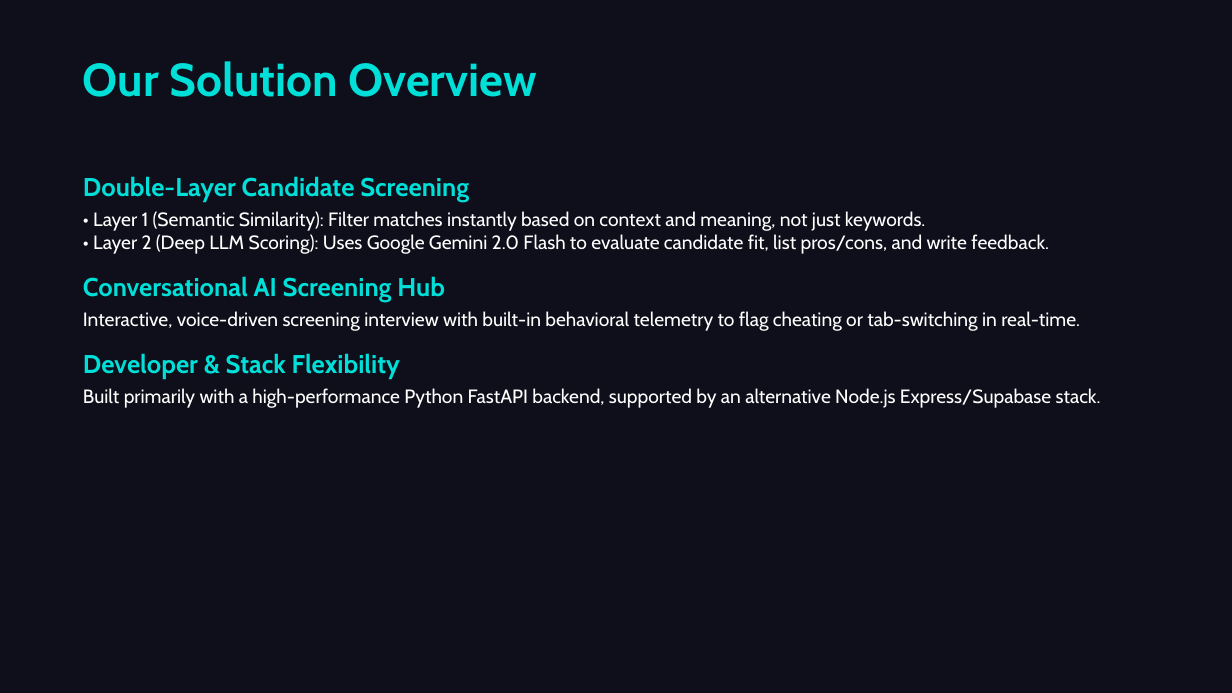
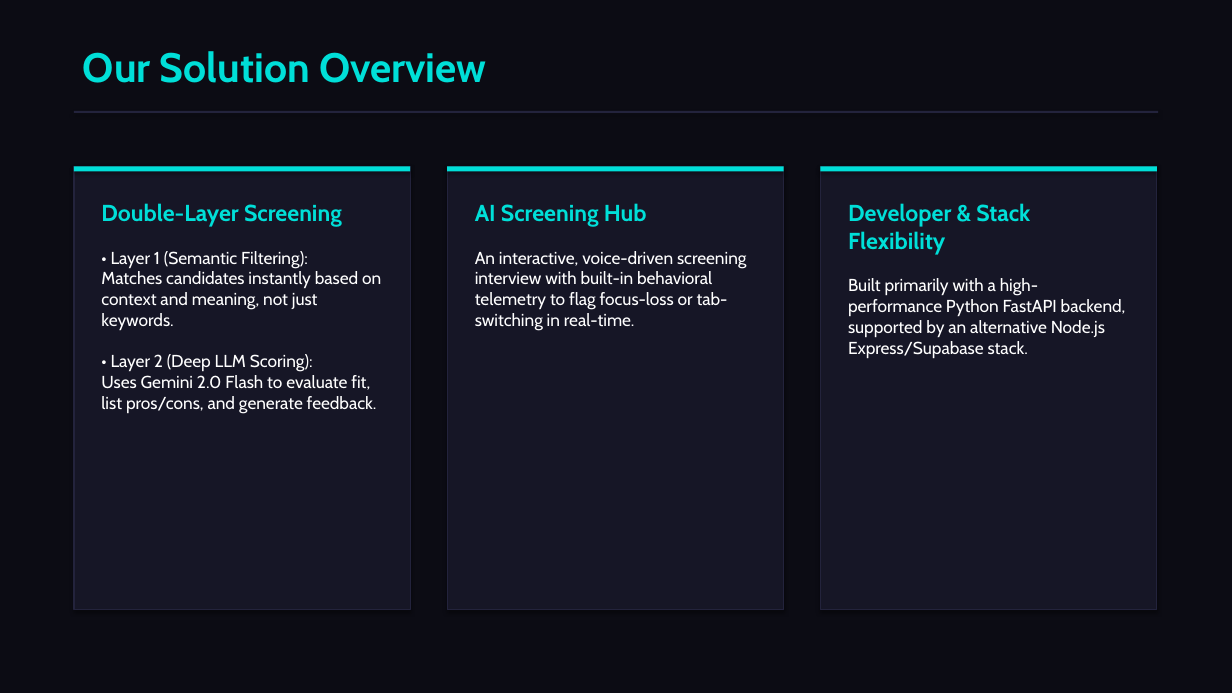
Before and after one commit to saniapaul441-hub/AI-recruiter, a slide deck: slide 3 of AI_Recruiter_Presentation.pptx. Drawn at 1232x693 pixels with LibreOffice and Linux fonts; fonts in the diff are those of the drawing. Boxes give left, top, right and bottom in pixels: in the first picture for what was removed or moved away, otherwise in the second. Text is boxed around its words. In the diff, an @@ line names an element or a change of style, - is before the commit and + after.

Commit message:
Optimize PPTX structure with premium card layouts, columns, and grid styling

```diff
--- a/AI_Recruiter_Presentation.pptx
+++ b/AI_Recruiter_Presentation.pptx
@@ background #0F0F1B to #0C0C14 @@
@@ text "Our Solution Overview": place and size @@
-text "Our Solution Overview" at (83, 61, 537, 97)
+text "Our Solution Overview" at (83, 51, 487, 83)
@@ text "Our Solution Overview" at (83, 51, 487, 83): size 36 to 32 pt @@
@@ rectangle added at (74, 111, 1158, 113), fill #23233C @@
@@ rectangle added at (74, 166, 410, 610), fill #161626, outline #23233C 1 pt @@
@@ rectangle added at (74, 166, 410, 172), fill #00DFD8 @@
@@ rectangle added at (447, 166, 784, 610), fill #161626, outline #23233C 1 pt @@
@@ rectangle added at (447, 166, 784, 172), fill #00DFD8 @@
@@ rectangle added at (821, 166, 1157, 610), fill #161626, outline #23233C 1 pt @@
@@ rectangle added at (821, 166, 1157, 172), fill #00DFD8 @@
@@ text at (101, 203, 381, 414): text changed; size 15 to 13.5 pt @@
-Double-Layer Candidate Screening
-• Layer 1 (Semantic Similarity): Filter matches instantly based on context and meaning, not just keywords.
-• Layer 2 (Deep LLM Scoring): Uses Google Gemini 2.0 Flash to evaluate candidate fit, list pros/cons, and write feedback.
-Conversational AI Screening Hub
-Interactive, voice-driven screening interview with built-in behavioral telemetry to flag cheating or tab-switching in real-time.
-Developer & Stack Flexibility
-Built primarily with a high-performance Python FastAPI backend, supported by an alternative Node.js Express/Supabase stack.
+Double-Layer Screening
+• Layer 1 (Semantic Filtering):
+Matches candidates instantly based on context and meaning, not just keywords.
+• Layer 2 (Deep LLM Scoring):
+Uses Gemini 2.0 Flash to evaluate fit, list pros/cons, and generate feedback.
@@ text added at (475, 203, 746, 331), 13.5 pt, text #FFFFFF @@
+AI Screening Hub
+An interactive, voice-driven screening interview with built-in behavioral telemetry to flag focus-loss or tab-switching in real-time.
@@ text added at (848, 203, 1126, 358), 13.5 pt, text #FFFFFF @@
+Developer & Stack Flexibility
+Built primarily with a high-performance Python FastAPI backend, supported by an alternative Node.js Express/Supabase stack.
```
Also in this commit, not shown: 9 other slides changed, 1 other file.
